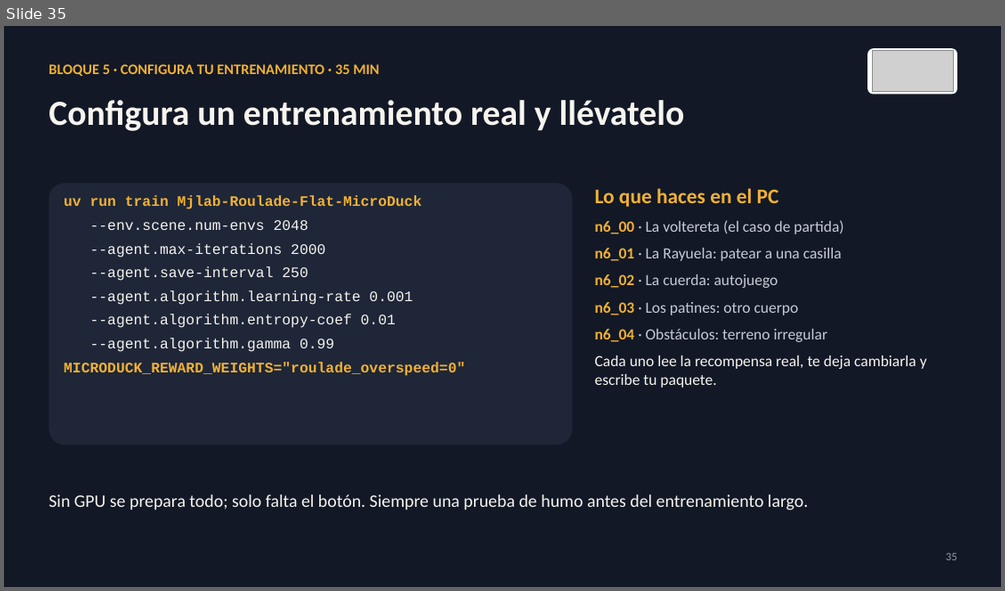
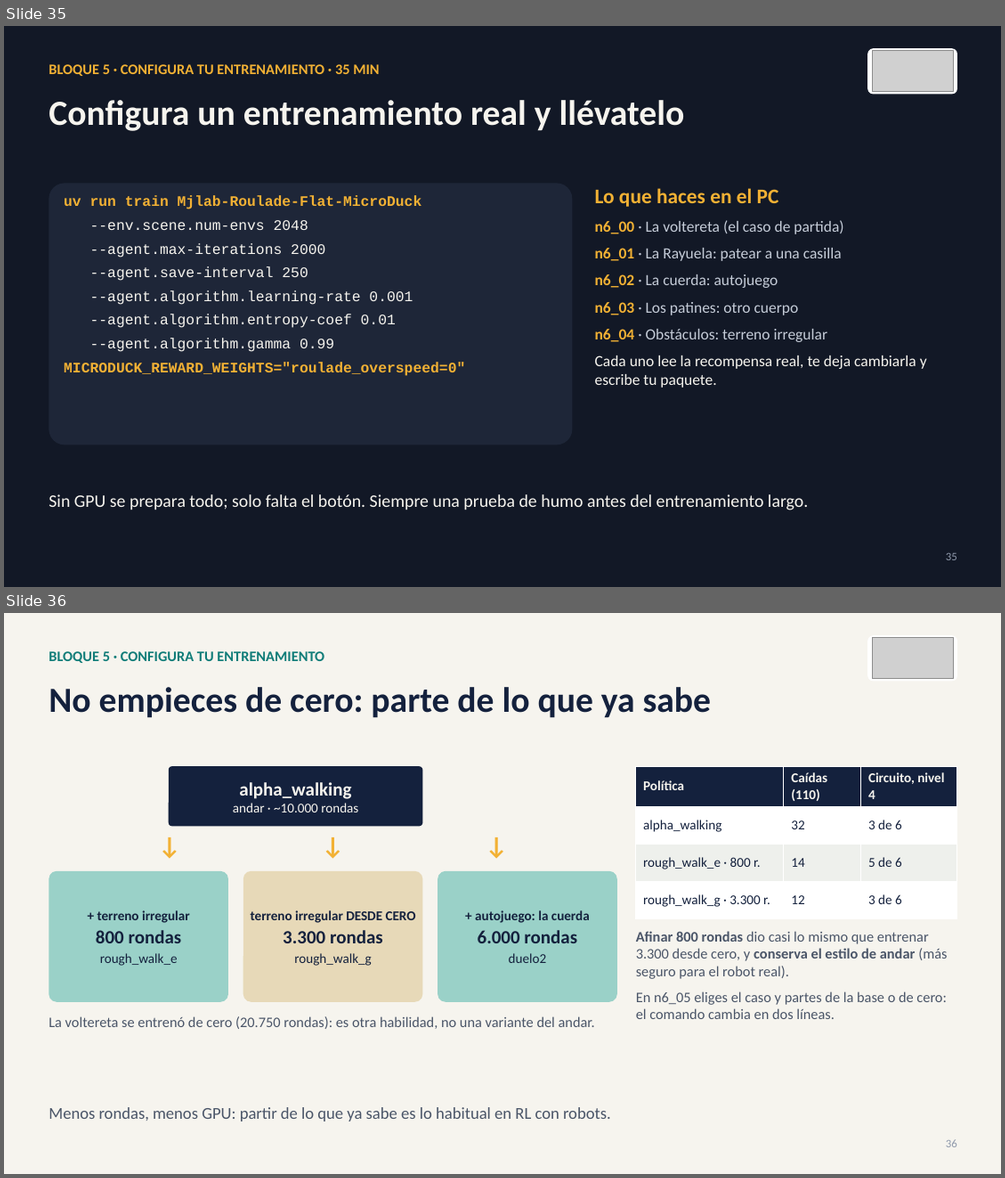
Before and after one commit to david2526IA/taller_microduck_windows, a slide deck: workshop-ia-fisica/presentaciones/Presentacion_03_taller_completo.pptx. Shown one above the other, each under a label of ours: slide 35 before the commit, slides 35 and 36 after it. The pictures are 1005x591 and 1005x1178 pixels, drawn with LibreOffice and Linux fonts; fonts in the diff are those of the drawing; grey boxes stand for pictures. Boxes give left, top, right and bottom in pixels: in the first picture for what was removed or moved away, otherwise in the second. Text is boxed around its words. In the diff, an @@ line names an element or a change of style, - is before the commit and + after.

```diff
--- a/workshop-ia-fisica/presentaciones/Presentacion_03_taller_completo.pptx
+++ b/workshop-ia-fisica/presentaciones/Presentacion_03_taller_completo.pptx
@@ slide 36 added at (x1=4, y1=613, x2=1001, y2=1174), background #F6F4EE @@
@@ rounded rectangle added at (x1=867, y1=635, x2=957, y2=681), fill #FFFFFF @@
@@ picture added at (x1=872, y1=638, x2=953, y2=679) @@
@@ text added at (x1=48, y1=651, x2=324, y2=663), 14 pt, text #0F7C78, bold @@
+BLOQUE 5 · CONFIGURA TU ENTRENAMIENTO
@@ text added at (x1=48, y1=687, x2=712, y2=718), 34 pt, text #14213D, bold @@
+No empieces de cero: parte de lo que ya sabe
@@ rounded rectangle added at (x1=169, y1=766, x2=423, y2=826), fill #14213D @@
@@ table added at (x1=636, y1=766, x2=957, y2=916), 4 rows, 3 columns @@
+Política | Caídas (110) | Circuito, nivel 4
+alpha_walking | 32 | 3 de 6
+rough_walk_e · 800 r. | 14 | 5 de 6
+rough_walk_g · 3.300 r. | 12 | 3 de 6
@@ text added at (x1=233, y1=782, x2=358, y2=812), 13 pt, text #F6F4EE @@
+alpha_walking
+andar · ~10.000 rondas
@@ text added at (x1=48, y1=830, x2=617, y2=868), 24 pt, text #F2B134, bold @@
+↓ ↓ ↓
@@ rounded rectangle added at (x1=48, y1=871, x2=228, y2=1002), fill #9AD1C8 @@
@@ rounded rectangle added at (x1=243, y1=871, x2=423, y2=1002), fill #E7D9B8 @@
@@ rounded rectangle added at (x1=437, y1=871, x2=617, y2=1002), fill #9AD1C8 @@
@@ text added at (x1=96, y1=910, x2=190, y2=965), 13 pt, text #14213D, bold @@
++ terreno irregular
+800 rondas
+rough_walk_e
@@ text added at (x1=251, y1=910, x2=416, y2=965), 13 pt, text #14213D, bold @@
+terreno irregular DESDE CERO
+3.300 rondas
+rough_walk_g
@@ text added at (x1=475, y1=910, x2=590, y2=963), 13 pt, text #14213D, bold @@
++ autojuego: la cuerda
+6.000 rondas
+duelo2
@@ text added at (x1=636, y1=931, x2=947, y2=1019), 14 pt, text #4A5568 @@
+Afinar 800 rondas dio casi lo mismo que entrenar 3.300 desde cero, y conserva el estilo de andar (más seguro para el robot real).
+En n6_05 eliges el caso y partes de la base o de cero: el comando cambia en dos líneas.
@@ text added at (x1=48, y1=1016, x2=595, y2=1029), 14 pt, text #4A5568 @@
+La voltereta se entrenó de cero (20.750 rondas): es otra habilidad, no una variante del andar.
@@ text added at (x1=48, y1=1107, x2=611, y2=1121), 16 pt, text #4A5568 @@
+Menos rondas, menos GPU: partir de lo que ya sabe es lo habitual en RL con robots.
@@ text added at (x1=946, y1=1139, x2=957, y2=1147), 11 pt, text #8F99AB @@
+36
```
Also in this commit, not shown: 8 slides changed, 1 slide removed, 7 other files.
